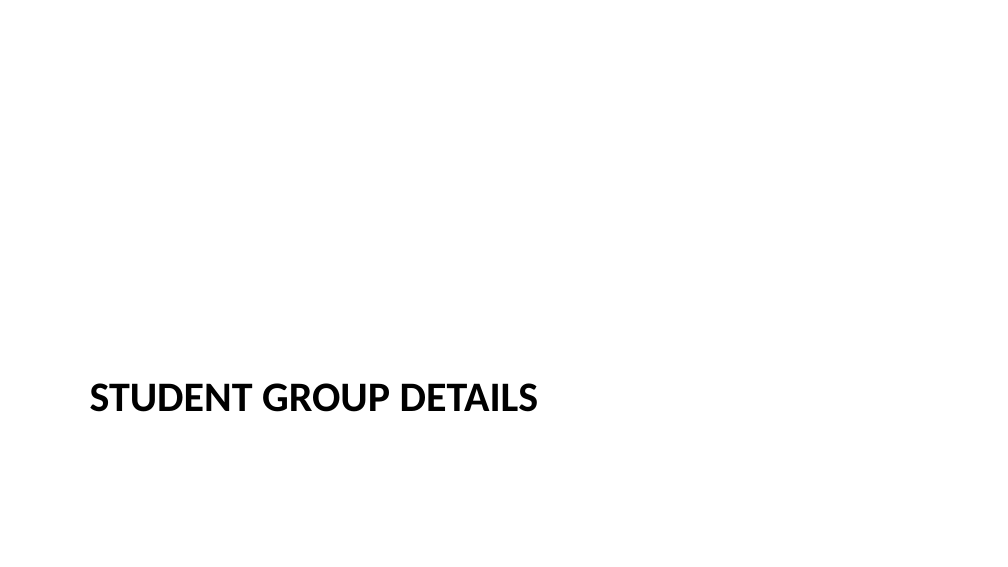
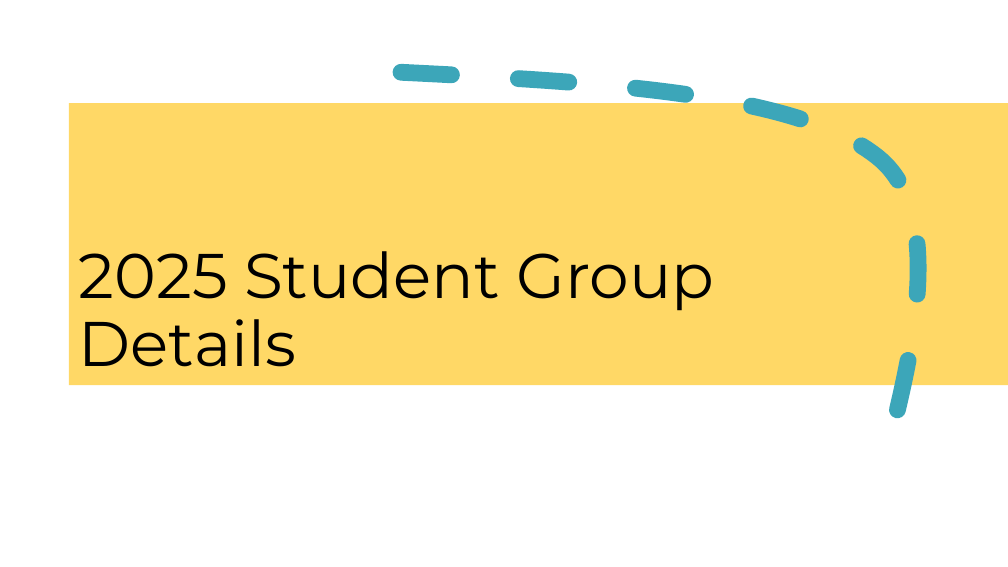
Before and after one commit to jknapp06/CADashboard, a slide deck: slide 16 of output/dashboard_summary.pptx. Drawn at 1008x567 pixels with LibreOffice and Linux fonts; fonts in the diff are those of the drawing; background and template pictures are left out. Boxes give left, top, right and bottom in pixels: in the first picture for what was removed or moved away, otherwise in the second. Text is boxed around its words. In the diff, an @@ line names an element or a change of style, - is before the commit and + after.

```diff
--- a/output/dashboard_summary.pptx
+++ b/output/dashboard_summary.pptx
@@ freeform shape added at (x1=401, y1=73, x2=918, y2=466), outline #3CA6B9 12 pt dashed @@
@@ rectangle added at (x1=69, y1=103, x2=1008, y2=385), fill #FFD866 @@
@@ title "2025 Student Group Details" at (x1=79, y1=251, x2=715, y2=367): vertical alignment top to bottom @@
@@ title at (x1=79, y1=251, x2=715, y2=367): text changed; size 30 to 45 pt; font Calibri to Montserrat; bold off @@
-STUDENT GROUP DETAILS
+2025 Student Group Details
```
Also in this commit, not shown: 20 other slides changed, 3 slides added, 3 slides removed, 26 other files.
